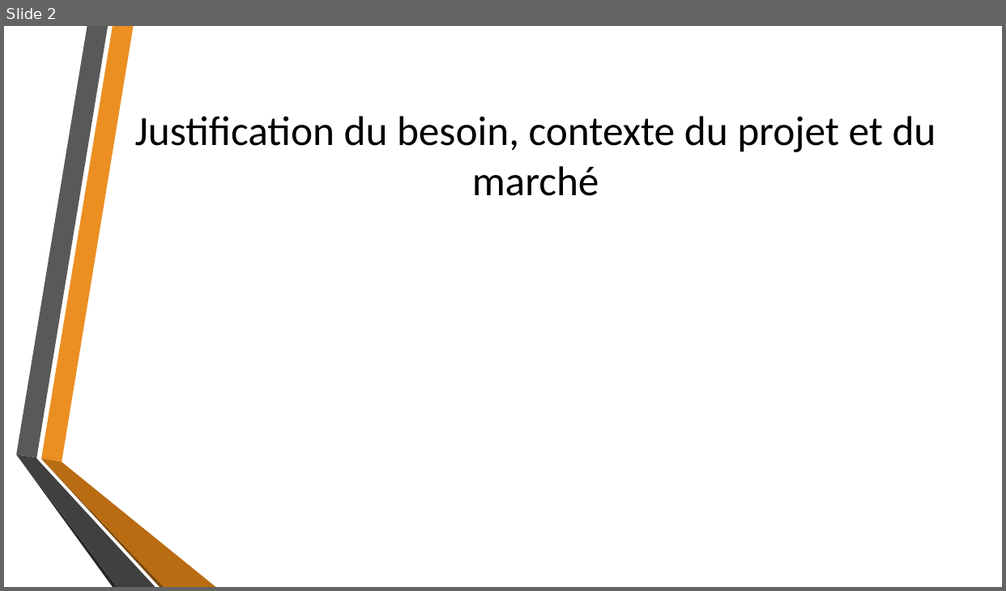
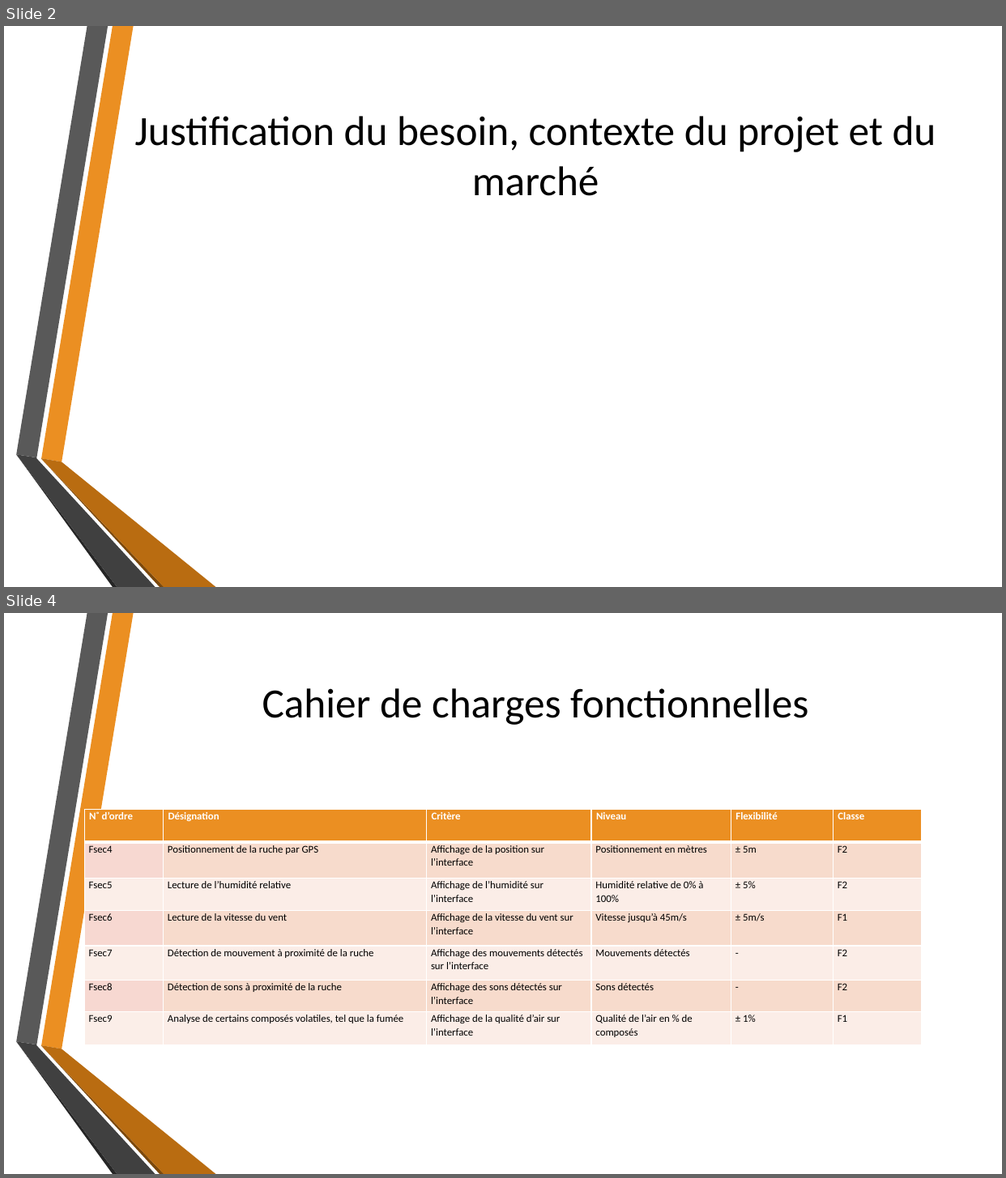
Before and after one commit to fisj2002/Projet_S6_Documentation, a slide deck: Dossier de Conception.pptx. Shown one above the other, each under a label of ours: slide 2 before the commit, slides 2 and 4 after it; the slides between them are not shown. The pictures are 1006x591 and 1006x1178 pixels, drawn with LibreOffice and Linux fonts; fonts in the diff are those of the drawing; background and template pictures are left out. Boxes give left, top, right and bottom in pixels: in the first picture for what was removed or moved away, otherwise in the second. Text is boxed around its words. In the diff, an @@ line names an element or a change of style, - is before the commit and + after.

Commit message:
PT-25 Ajout du cahier de charges fonctionnel à la présentation

```diff
--- a/Dossier de Conception.pptx
+++ b/Dossier de Conception.pptx
@@ slide 4 added at <box>4,613,1002,1174</box>, background picture (left out); not listed: 6 template elements that a slide beside it also shows @@
@@ title added at <box>262,688,808,725</box>, 40 pt, text #000000 @@
+Cahier de charges fonctionnelles
@@ table added at <box>84,809,921,1045</box>, 7 rows, 6 columns @@
+N˚ d’ordre | Désignation | Critère | Niveau | Flexibilité | Classe
+Fsec4 | Positionnement de la ruche par GPS | Affichage de la position sur l’interface | Positionnement en mètres | ± 5m | F2
+Fsec5 | Lecture de l’humidité relative | Affichage de l’humidité sur l’interface | Humidité relative de 0% à 100% | ± 5% | F2
+Fsec6 | Lecture de la vitesse du vent | Affichage de la vitesse du vent sur l’interface | Vitesse jusqu’à 45m/s | ± 5m/s | F1
+Fsec7 | Détection de mouvement à proximité de la ruche | Affichage des mouvements détectés sur l’interface | Mouvements détectés | - | F2
+Fsec8 | Détection de sons à proximité de la ruche | Affichage des sons détectés sur l’interface | Sons détectés | - | F2
+Fsec9 | Analyse de certains composés volatiles, tel que la fumée | Affichage de la qualité d’air sur l’interface | Qualité de l’air en % de composés | ± 1% | F1
```
Also in this commit, not shown: 1 slide changed, 1 other slide added, 1 slide removed.
